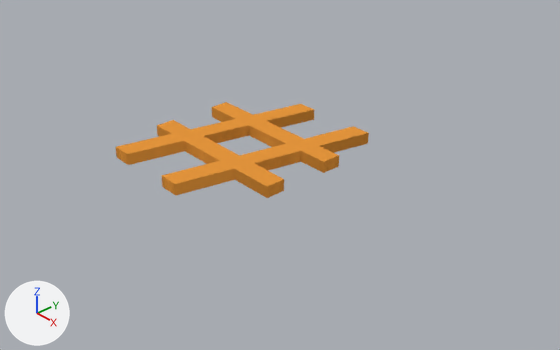
The Blender file assets/hashtag.blend, before and after one commit.
Before and after are seen from a 50 mm camera at (1.824, -1.476, 1.157) aimed at (0.151, 0.024, -0.062). Every picture has the same lights, and +X, +Y and +Z are marked at lower left. Text is drawn in Blender's own font.

Names of what the first picture shows: 'Text'.
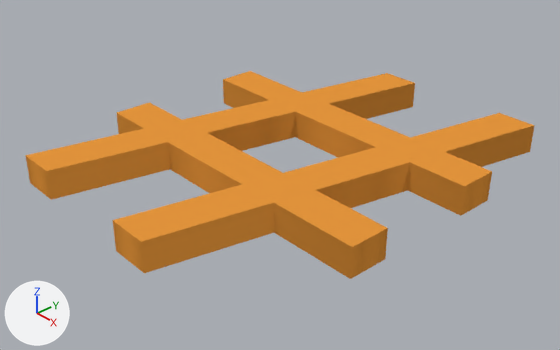
Where the change shows, as pixel boxes (x1, y1, x2, y2) in the pictures (560 x 350 px):
'Text', reshaped, rescaled (101% wider, 115% taller)
    before: (116, 102, 369, 198)
    after: (25, 71, 535, 279)

Patch to the scene script:
```diff
--- a/assets/hashtag.blend.py
+++ b/assets/hashtag.blend.py
@@ txt_text @@
 txt_text.extrude = 0.02
-txt_text.offset_x = -0.292
-txt_text.offset_y = -0.268
+txt_text.offset_x = -0.216
+txt_text.offset_y = -0.232
@@ ob_text @@
 ob_text.location = (0.0, 0.0, 0.0)
+ob_text.scale = (1.94, 1.98, 2.5)
```
